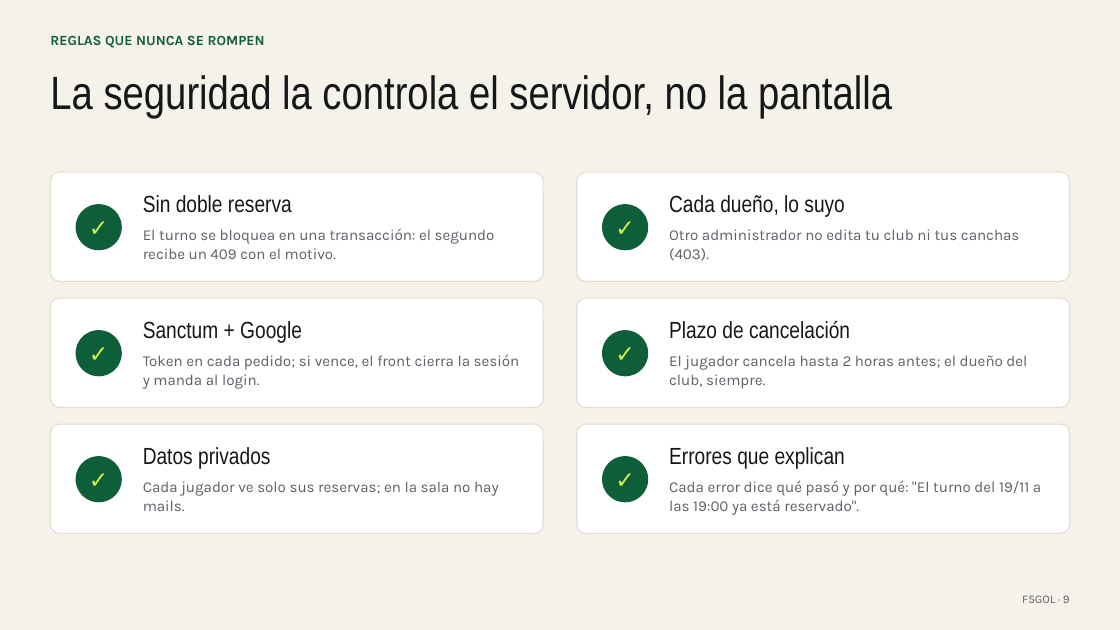
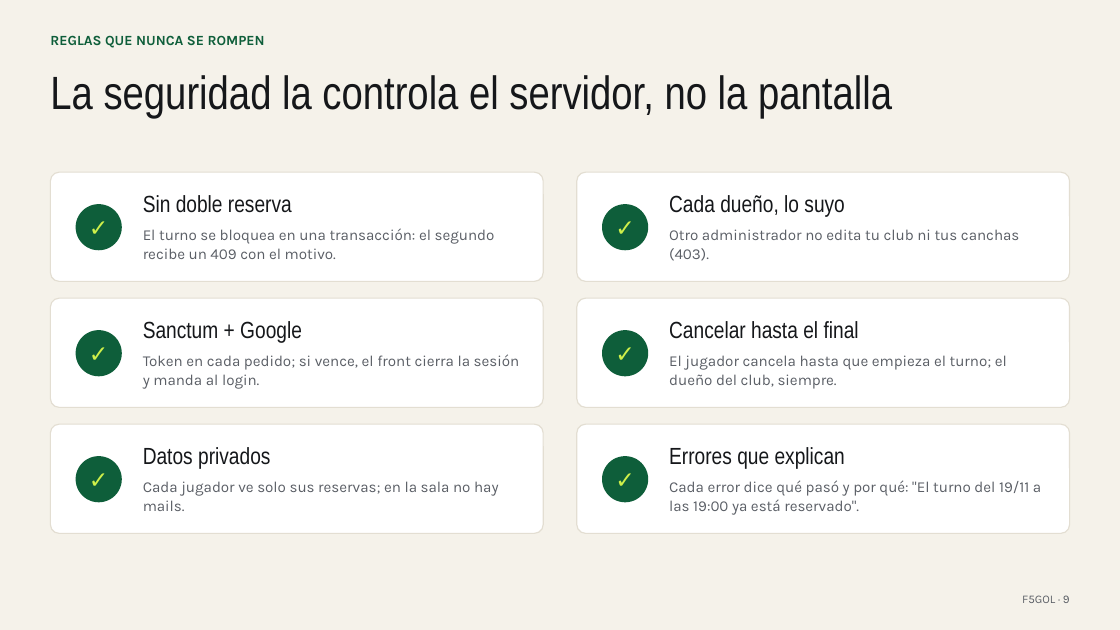
Before and after one commit to Felivander/F5Gol, a slide deck: slide 9 of docs/presentacion/F5GOL-presentacion.pptx. Drawn at 1120x630 pixels with LibreOffice and Linux fonts; fonts in the diff are those of the drawing. Boxes give left, top, right and bottom in pixels: in the first picture for what was removed or moved away, otherwise in the second. Text is boxed around its words. In the diff, an @@ line names an element or a change of style, - is before the commit and + after.

Commit message:
Documentar el comando de borrar cuentas y el nuevo plazo de cancelacion

```diff
--- a/docs/presentacion/F5GOL-presentacion.pptx
+++ b/docs/presentacion/F5GOL-presentacion.pptx
@@ text at [669, 321, 859, 339]: text changed @@
-Plazo de cancelación
+Cancelar hasta el final
@@ text at [669, 355, 1007, 389]: text changed @@
-El jugador cancela hasta 2 horas antes; el dueño del club, siempre.
+El jugador cancela hasta que empieza el turno; el dueño del club, siempre.
```
Also in this commit, not shown: 3 other files.
